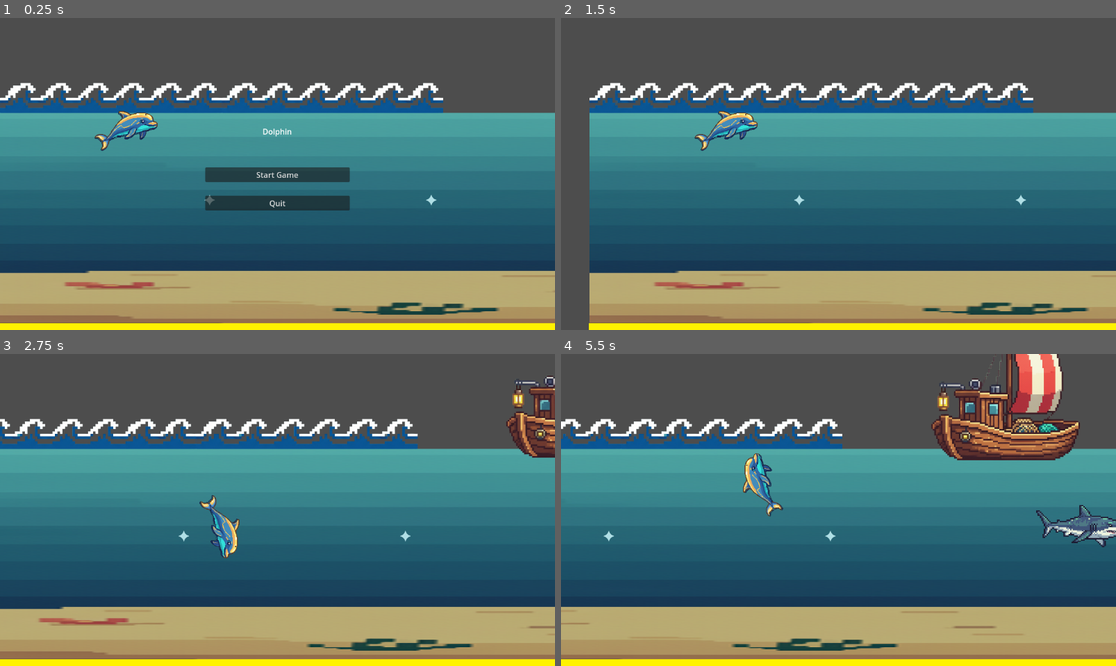
Above: before the commit, frames 1-4 (two rows, left to right).
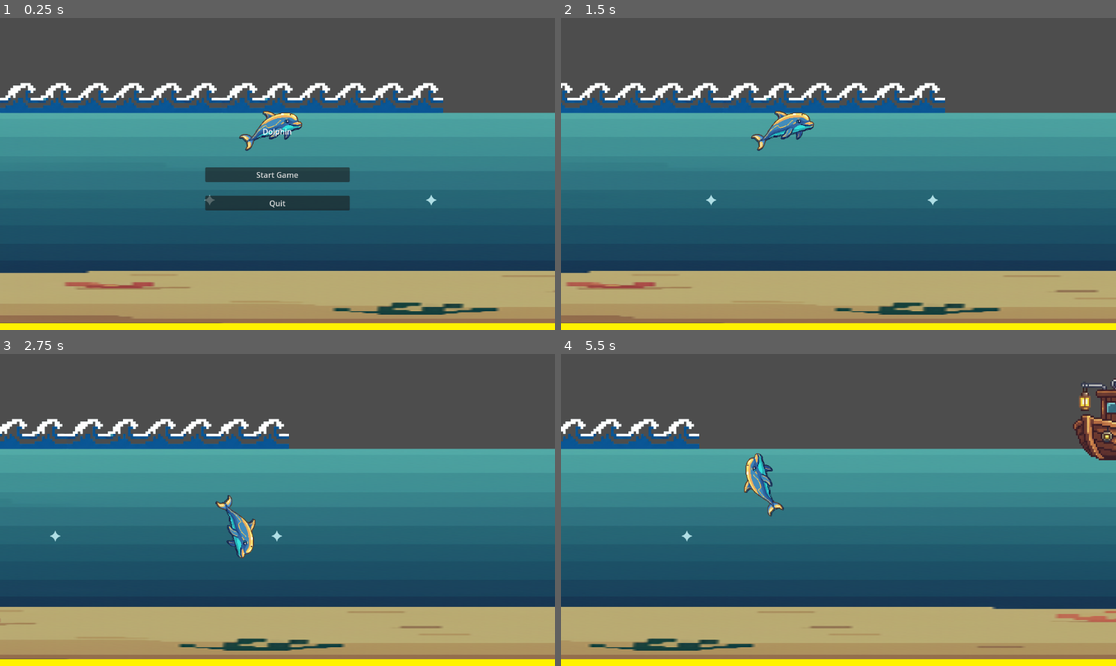
Above: after the commit, the same moments.

Repository: sandritalb/dolphin_ai
Game: Godot game, scene res://scenes/main.tscn
The game is run twice, just before and just after one commit, with the same random seed, the same clock (stepped at 60 frames per second) and the same inputs.
Inputs:
- Up to frame 1 (0.25 s): no input
- Up to frame 2 (1.5 s): click "Start Game" at 0.5 s; tap Enter (ui_accept) at 1.25 s; hold Right (ui_right) from 1.28 s (still down)
- Up to frame 3 (2.75 s): tap Enter (ui_accept) at 1.52, 2.27 s; release Right (ui_right) at 2.03 s; hold Down (ui_down) from 2.03 s (still down)
- Up to frame 4 (5.5 s): release Down (ui_down) at 2.78 s; hold Right (ui_right) 2.78-3.53 s; hold Up (ui_up) 3.53-4.28 s; tap Enter (ui_accept) at 3.77, 4.52, 5.27 s; hold Left (ui_left) from 4.28 s (still down)

The runs differ from the first frame. In frame 1, 1.2% of the frame differs, in the area x 17-55%, y 29-43%; in frame 2, 12%; in frame 3, 9.0%; in frame 4, 13%, in the area x 0-100%, y 0-98%.

Commit message:
feat: Enhance obstacle spawning with dynamic spawn chances and improved positioning

Diff:
--- a/scenes/main.tscn
+++ b/scenes/main.tscn
@@ -49,16 +49,17 @@
 
 [node name="Obstacles" type="Node" parent="."]
 script = ExtResource("5_85g3d")
-spawn_distance_ahead = 1000.0
-despawn_distance_behind = 1100.0
-spawn_width = 50.0
+pool_size = 20
+shark_spawn_chance = 1.0
+boat_spawn_chance = 1.0
+max_spawn_chance = 1.0
 
 [node name="SharkContainer" type="Node" parent="Obstacles"]
 
 [node name="BoatContainer" type="Node" parent="Obstacles"]
 
 [node name="DolphinPlayer" parent="." instance=ExtResource("5_tefeu")]
-position = Vector2(-300, 50)
+position = Vector2(0, 50)
 
 [node name="StartMenu" parent="." instance=ExtResource("8_start")]
 process_mode = 3
--- a/scripts/obstacle_generator.gd
+++ b/scripts/obstacle_generator.gd
@@ -36,20 +36,25 @@
 # ============================================================================
 # SETTINGS
 # ============================================================================
-@export var pool_size: int = 5
-@export var spawn_distance_ahead: float = 1500.0  # How far ahead to spawn
-@export var despawn_distance_behind: float = 500.0  # How far behind to despawn
-@export var spawn_width: float = 600.0  # Width range for random spawning
-@export var shark_spawn_chance: float = 0.6  # Chance to spawn shark per cycle
+@export var pool_size: int = 10
+@export var spawn_distance_ahead: float = 1400.0  # How far ahead to spawn
+@export var despawn_distance_behind: float = 900.0  # How far behind to despawn
+@export var spawn_width: float = 1000.0  # Width range for random spawning
+@export var shark_spawn_chance: float = 0.4  # Chance to spawn shark per cycle
 @export var boat_spawn_chance: float = 0.4  # Chance to spawn boat per cycle
 @export var spawn_cycle_time: float = 2.0  # Seconds between spawn attempts
 @export var shark_min_depth_offset: float = 50.0  # Minimum offset below water level
 @export var shark_max_depth: float = 350.0  # Maximum depth (above this value)
+@export var spawn_chance_increase_rate: float = 0.005  # How much to increase spawn chances per second
+@export var max_spawn_chance: float = 0.8  # Maximum spawn chance cap
 
 # ============================================================================
 # INTERNAL STATE
 # ============================================================================
 var spawn_timer: float = 0.0
+var elapsed_time: float = 0.0  # Track time to increase spawn chances
+var current_shark_spawn_chance: float = 0.0
+var current_boat_spawn_chance: float = 0.0
 
 
 # ============================================================================
@@ -81,12 +86,21 @@
 
 	# Initialize pools
 	_initialize_pools()
+
+	# Initialize spawn chances
+	current_shark_spawn_chance = shark_spawn_chance
+	current_boat_spawn_chance = boat_spawn_chance
+
 	print("✅ Obstacle Generator initialized with pools of %d" % pool_size)
 
 
 func _physics_process(delta: float) -> void:
 	if not player:
 		return
+
+	# Track elapsed time and increase spawn chances
+	elapsed_time += delta
+	_update_spawn_chances()
 
 	# Update spawn timer
 	spawn_timer -= delta
@@ -128,11 +142,11 @@
 
 func _try_spawn_obstacles() -> void:
 	# Try to spawn a shark
-	if randf() < shark_spawn_chance:
+	if randf() < current_shark_spawn_chance:
 		_spawn_shark()
 
 	# Try to spawn a boat
-	if randf() < boat_spawn_chance:
+	if randf() < current_boat_spawn_chance:
 		_spawn_boat()
 
 
@@ -149,11 +163,20 @@
 func _spawn_boat() -> void:
 	var boat = _get_pooled_boat()
 	if boat:
-		_position_boat_ahead(boat)
-		boat.show()
-		boat.process_mode = Node.PROCESS_MODE_INHERIT  # Enable physics
-		boat.set_meta("pooled", false)
-		active_boats.append(boat)
+		# Try to find a valid spawn position with minimum distance from other boats
+		var spawn_position = _get_valid_boat_spawn_position()
+		if spawn_position:
+			boat.position = spawn_position
+			boat.base_position = boat.position  # Reset bobbing base position
+			boat.show()
+			boat.process_mode = Node.PROCESS_MODE_INHERIT  # Enable physics
+			boat.set_meta("pooled", false)
+			active_boats.append(boat)
+			print("⛵ Boat spawned at position: ", boat.position)
+		else:
+			# No valid position found, return boat to pool
+			boat_pool.append(boat)
+			print("⚠️ Could not find valid spawn position for boat; returning to pool.")
 
 
 func _position_shark_ahead(shark: Node2D) -> void:
@@ -176,6 +199,29 @@
 	boat.position = Vector2(spawn_x, WATER_LEVEL)
 	boat.base_position = boat.position  # Reset bobbing base position
 	print("⛵ Boat spawned at position: ", boat.position)
+
+
+func _get_valid_boat_spawn_position() -> Variant:
+	# Try to find a spawn position that's at least 150 pixels away from other boats
+	const MIN_DISTANCE: float = 150.0
+	const MAX_ATTEMPTS: int = 5
+
+	for attempt in range(MAX_ATTEMPTS):
+		var spawn_x = player.position.x + spawn_distance_ahead + randf_range(-spawn_width / 2.0, spawn_width / 2.0)
+		var spawn_position = Vector2(spawn_x, WATER_LEVEL)
+
+		# Check distance from all active boats
+		var is_valid = true
+		for active_boat in active_boats:
+			if spawn_position.distance_to(active_boat.position) < MIN_DISTANCE:
+				is_valid = false
+				break
+
+		if is_valid:
+			return spawn_position
+
+	# No valid position found after max attempts
+	return null
 
 
 # ============================================================================
@@ -215,3 +261,14 @@
 			boat.set_meta("pooled", true)
 			active_boats.remove_at(i)
 			boat_pool.append(boat)
+
+
+# ============================================================================
+# SPAWN CHANCE MANAGEMENT
+# ============================================================================
+
+func _update_spawn_chances() -> void:
+	# Increase spawn chances based on elapsed time
+	current_shark_spawn_chance = min(shark_spawn_chance + (elapsed_time * spawn_chance_increase_rate), max_spawn_chance)
+	current_boat_spawn_chance = min(boat_spawn_chance + (elapsed_time * spawn_chance_increase_rate), max_spawn_chance)
+	print("🔺 Updated spawn chances - Shark: %.2f, Boat: %.2f" % [current_shark_spawn_chance, current_boat_spawn_chance])
